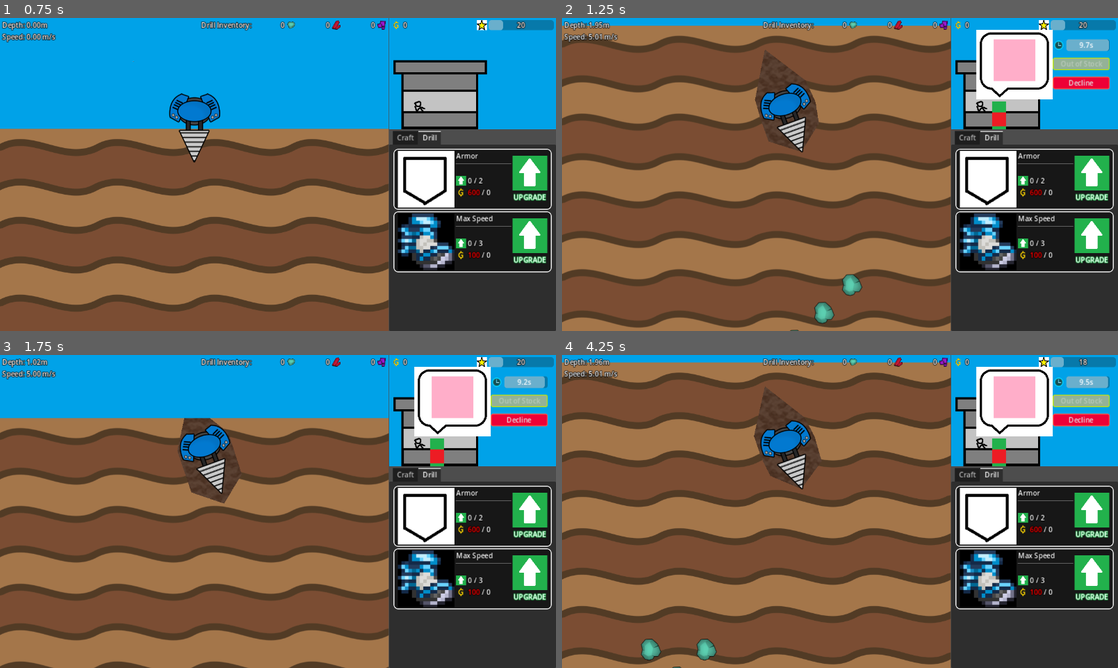
Above: before the commit, frames 1-4 (two rows, left to right).
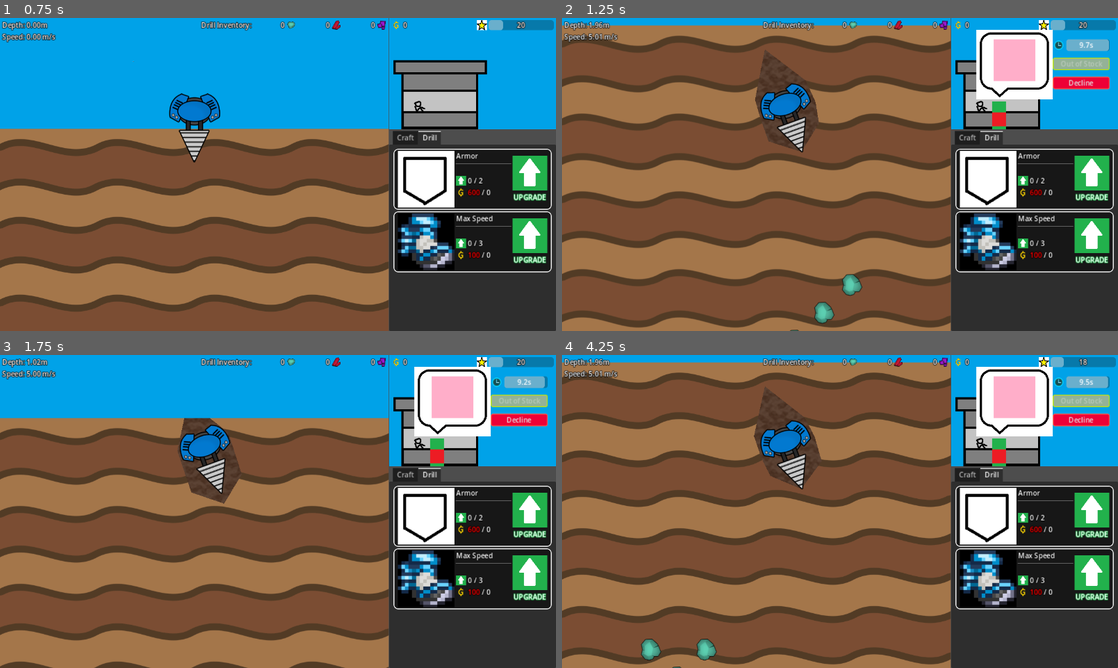
Above: after the commit, the same moments.

Repository: aNotSoCleverName/mechanicore
Game: Godot game, scene res://Main.tscn
The game is run twice, just before and just after one commit, with the same random seed, the same clock (stepped at 60 frames per second) and the same inputs.
Inputs:
- Up to frame 1 (0.75 s): tap Enter (ui_accept) at 0.5 s; hold Up (ui_up) from 0.53 s (still down); tap R at 0.6 s
- Up to frame 2 (1.25 s): keep holding Up (ui_up); tap Enter (ui_accept) at 0.77 s
- Up to frame 3 (1.75 s): keep holding Up (ui_up); tap R at 1.35 s; tap Enter (ui_accept) at 1.52 s
- Up to frame 4 (4.25 s): release Up (ui_up) at 2.03 s; hold Left (ui_left) 2.03-2.75 s; tap R at 2.1, 3.6 s; click "Decline" at 2.75 s; tap Enter (ui_accept) at 3.5, 3.77 s; hold Left (ui_left) from 3.53 s (still down)

Frame 1 is identical in both runs. In frame 2, 0.1% of the frame differs, in the area x 0-70%, y 1-38%; in frame 3, less than 0.1%; in frame 4, less than 0.1%.

Commit message:
Fixed bug where acceleration was triggered by all keys

Diff:
--- a/Endless Run/Drill/Acceleration Timer.gd
+++ b/Endless Run/Drill/Acceleration Timer.gd
@@ -16,12 +16,15 @@
 	if (!(event is InputEventKey)):
 		return;
 
-	if (event.is_pressed()):
-		self.start();
-	elif (event.is_released()):
-		self.stop();
+	if (!event.is_action("ui_down") && !event.is_action("ui_up")):
+		return;
 
 	if (event.is_action("ui_up")):
 		self._acceleration = -1 * absf(self._acceleration);
 	elif (event.is_action("ui_down")):
 		self._acceleration = absf(self._acceleration);
+
+	if (event.is_pressed()):
+		self.start();
+	elif (event.is_released()):
+		self.stop();
